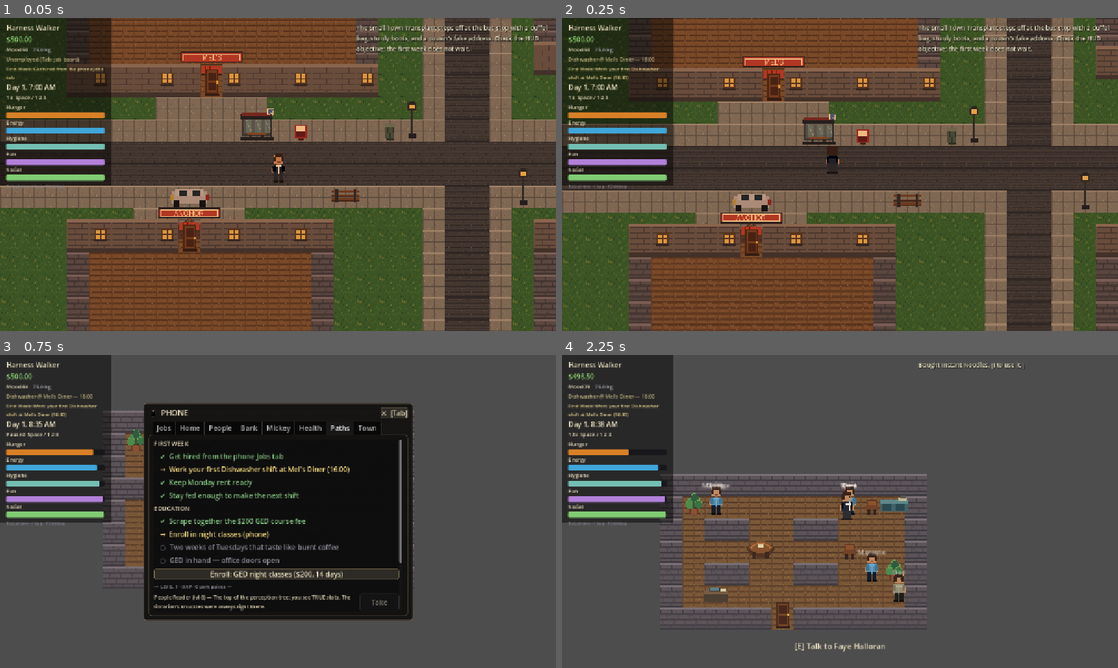
Above: before the commit, frames 1-4 (two rows, left to right).
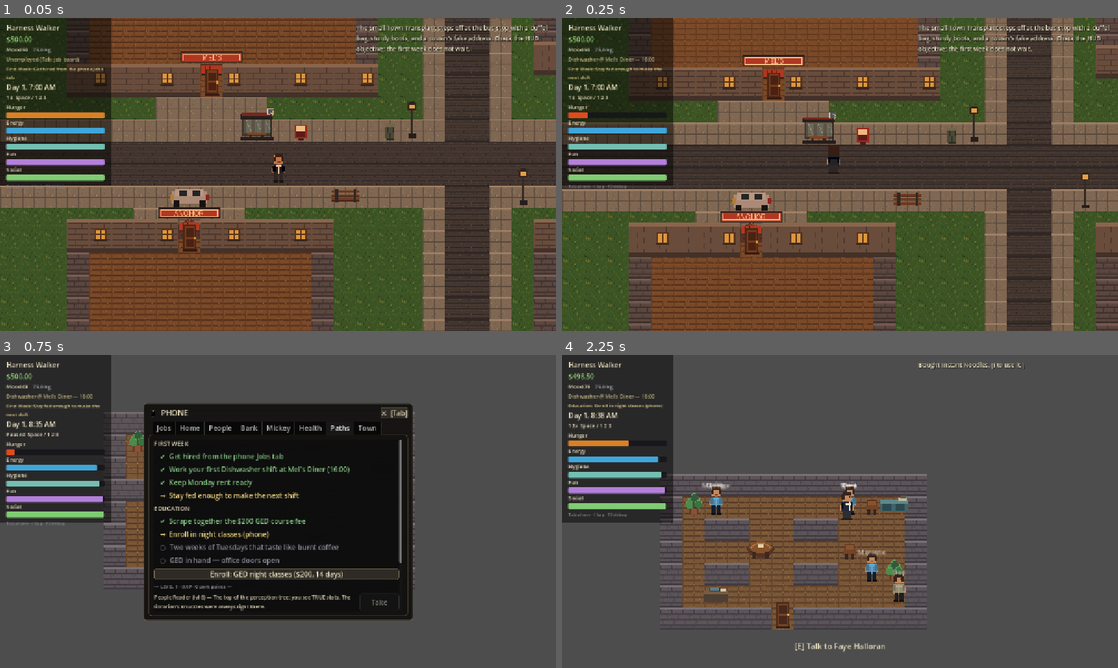
Above: after the commit, the same moments.

Repository: redstonejh/rags
Game: Godot game, scene res://scenes/dev/PlaytestDriver.tscn
The game is run twice, just before and just after one commit, with the same random seed, the same clock (stepped at 60 frames per second) and the same inputs. This scene is started directly instead of the project's main scene.
Inputs (mouse positions are in pixels of both pictures, inside the frame that each line leads up to):
- Up to frame 1 (0.05 s): no input
- Up to frame 2 (0.25 s): no input
- Up to frame 3 (0.75 s): move the mouse to (400, 495) at 0.52 s; hold D (move_right) from 0.53 s (still down); hold E (interact) from 0.53 s (still down); click (400, 495) at 0.67 s
- Up to frame 4 (2.25 s): release D (move_right) at 1.25 s; release E (interact) at 1.25 s; drag from (728, 527) to (656, 599) at 1.27 s; move the mouse to (895, 442) at 2.02 s; hold D (move_right) from 2.03 s (still down); tap 3 (time_speed_3) at 2.1 s

Frame 1 is identical in both runs. In frame 2, 12% of the frame differs, in the area x 0-100%, y 0-100%; in frame 3, 2.0%; in frame 4, 3.8%.

Commit message:
Refresh HUD objectives on need changes

Diff:
--- a/scripts/dev/playtest_driver.gd
+++ b/scripts/dev/playtest_driver.gd
@@ -440,6 +440,12 @@
 	_check(objective != null and "First Week" in objective.text \
 			and "first Dishwasher shift" in objective.text,
 			"HUD objective advances from hiring to the first shift")
+	WorldState.player_sheet.shifts_worked = 1
+	WorldState.player_sheet.needs.change("hunger", -80.0)
+	await get_tree().process_frame
+	_check(objective != null and "First Week" in objective.text \
+			and "Stay fed" in objective.text,
+			"HUD objective refreshes from need changes")
 
 
 func _verify_social_playthrough() -> void:
--- a/scripts/ui/hud.gd
+++ b/scripts/ui/hud.gd
@@ -94,6 +94,7 @@
 		if fill:
 			var base: Color = BAR_COLORS.get(need_id, Color(0.6, 0.6, 0.6))
 			fill.bg_color = base if value > 25.0 else base.lerp(Color(0.9, 0.15, 0.1), 0.6)
+	_update_objective_label()
 
 
 func _style_bar(bar: ProgressBar, color: Color) -> void:
Not shown, changed: docs/PROGRESS.md
